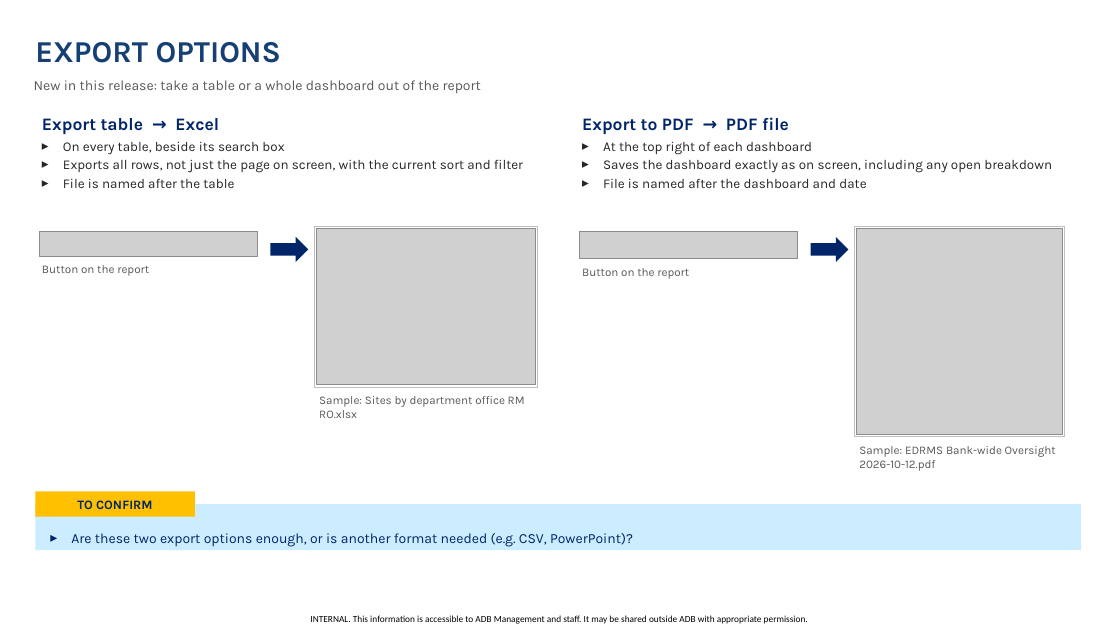
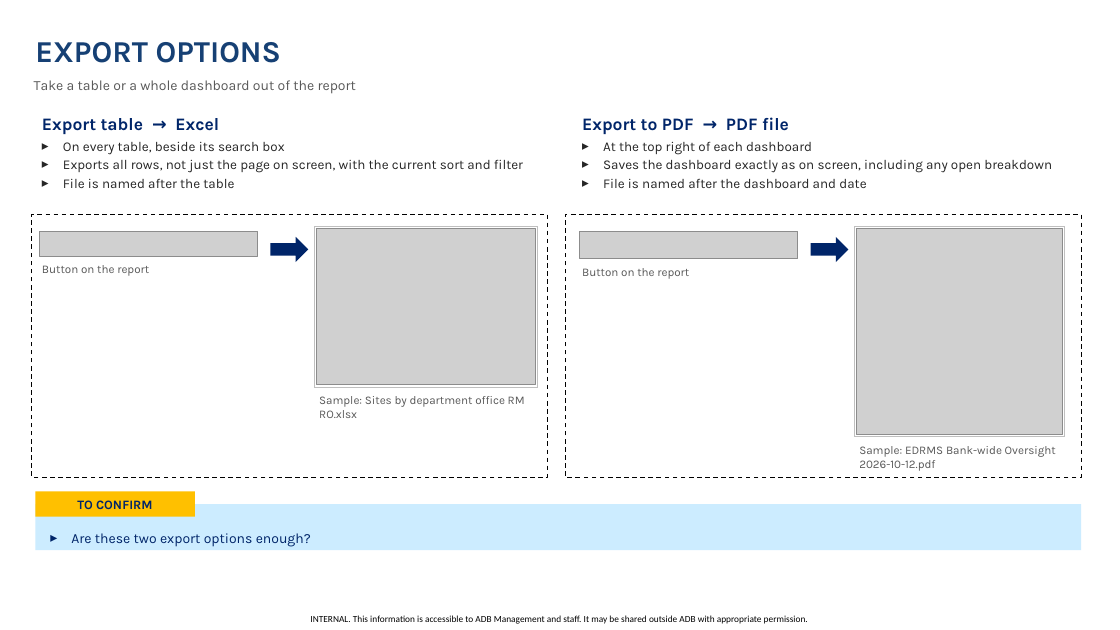
Before and after one commit to perezfiles01-droid/Jim, a slide deck: slide 22 of EDRMS_R2026.4_Requirements_Reconfirmation.pptx. Drawn at 1120x630 pixels with LibreOffice and Linux fonts; fonts in the diff are those of the drawing; grey boxes stand for pictures; background and template pictures are left out. Boxes give left, top, right and bottom in pixels: in the first picture for what was removed or moved away, otherwise in the second. Text is boxed around its words. In the diff, an @@ line names an element or a change of style, - is before the commit and + after.

```diff
--- a/EDRMS_R2026.4_Requirements_Reconfirmation.pptx
+++ b/EDRMS_R2026.4_Requirements_Reconfirmation.pptx
@@ text at [34,80,356,94]: text changed @@
-New in this release: take a table or a whole dashboard out of the report
+Take a table or a whole dashboard out of the report
@@ rectangle added at [32,214,548,477], outline #000000 1 pt dashed @@
@@ rectangle added at [565,214,1081,477], outline #000000 1 pt dashed @@
@@ text at [71,533,311,547]: text changed @@
-▸ Are these two export options enough, or is another format needed (e.g. CSV, PowerPoint)?
+▸ Are these two export options enough?
```
Also in this commit, not shown: 18 other slides changed, 1 slide added, 2 slides removed, 1 other file.
